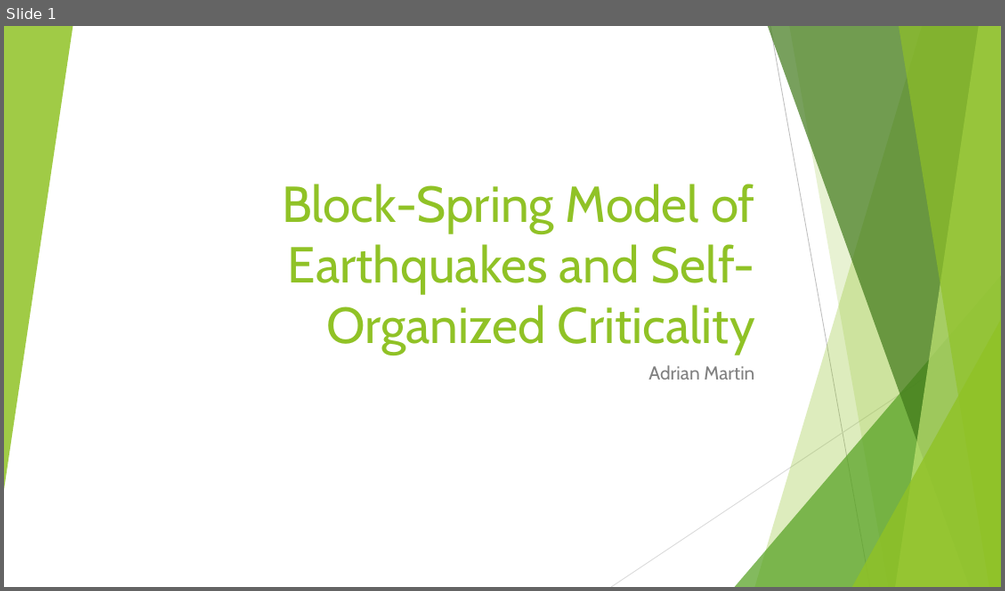
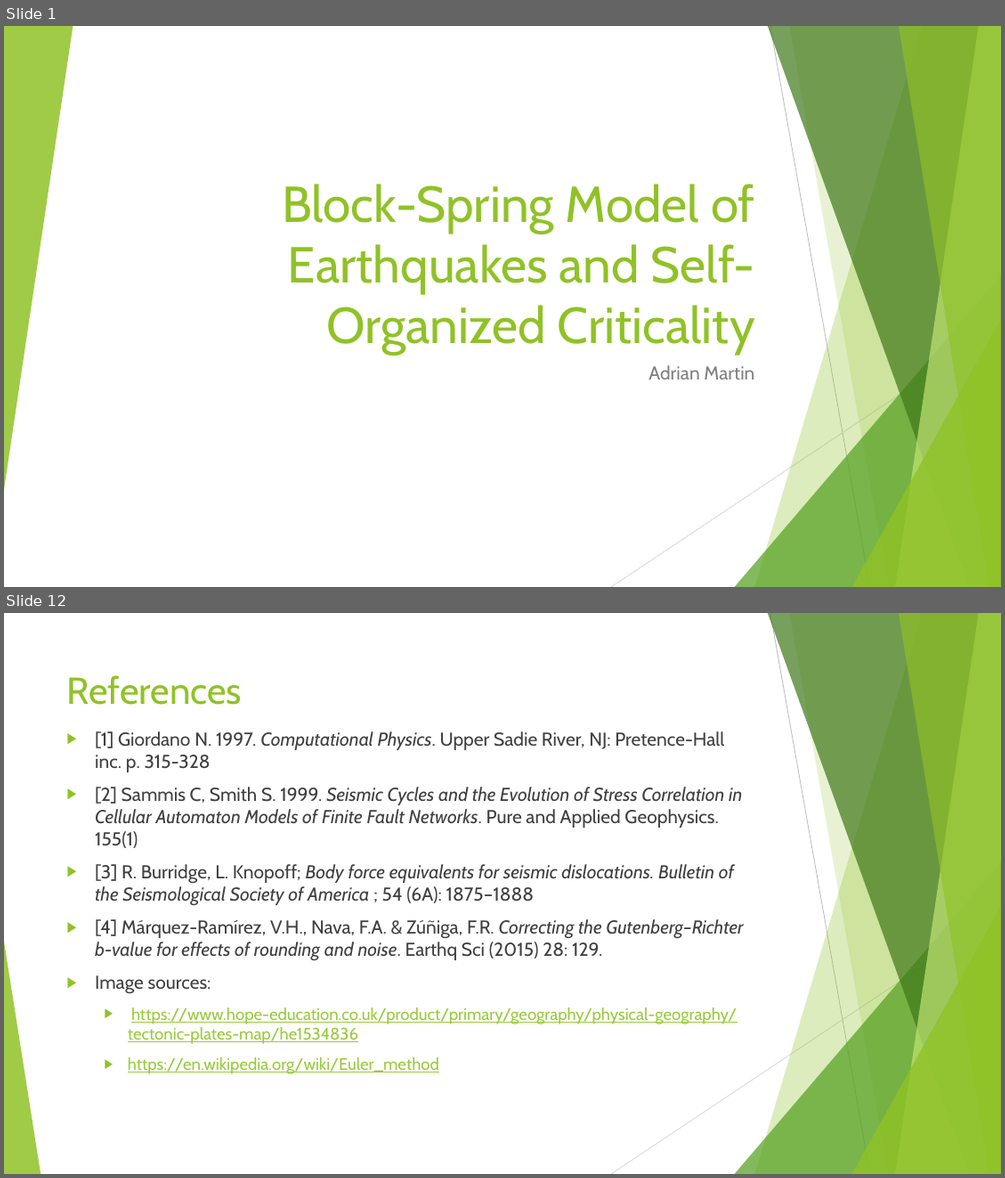
Before and after one commit to aMartin6/Final_Project, a slide deck: Earthquake Presentation.pptx. Shown one above the other, each under a label of ours: slide 1 before the commit, slides 1 and 12 after it; the slides between them are not shown. The pictures are 1005x591 and 1005x1178 pixels, drawn with LibreOffice and Linux fonts; fonts in the diff are those of the drawing. Boxes give left, top, right and bottom in pixels: in the first picture for what was removed or moved away, otherwise in the second. Text is boxed around its words. In the diff, an @@ line names an element or a change of style, - is before the commit and + after.

```diff
--- a/Earthquake Presentation.pptx
+++ b/Earthquake Presentation.pptx
@@ slide 12 added at (x1=4, y1=613, x2=1001, y2=1174), background #FFFFFF; not listed: 9 template elements that a slide beside it also shows @@
@@ title added at (x1=67, y1=675, x2=243, y2=705), 36 pt, text #90C226 @@
+References
@@ text added at (x1=95, y1=731, x2=743, y2=1074), 18 pt, text #404040 @@
+▶ [1] Giordano N. 1997. Computational Physics. Upper Sadie River, NJ: Pretence-Hall inc. p. 315-328
+▶ [2] Sammis C, Smith S. 1999. Seismic Cycles and the Evolution of Stress Correlation in Cellular Automaton Models of Finite Fault Networks. Pure and Applied Geophysics. 155(1)
+▶ [3] R. Burridge, L. Knopoff; Body force equivalents for seismic dislocations. Bulletin of the Seismological Society of America ; 54 (6A): 1875–1888
+▶ [4] Márquez-Ramírez, V.H., Nava, F.A. & Zúñiga, F.R. Correcting the Gutenberg–Richter b-value for effects of rounding and noise. Earthq Sci (2015) 28: 129.
+▶ Image sources:
+  ▶ https://www.hope-education.co.uk/product/primary/geography/physical-geography/tectonic-plates-map/he1534836
+  ▶ https://en.wikipedia.org/wiki/Euler_method
@@ triangle added at (x1=4, y1=941, x2=40, y2=1174), fill #90C226 at 85% opacity @@
```
Also in this commit, not shown: 4 slides changed, 6 other slides added, 4 slides removed, 1 other file.
